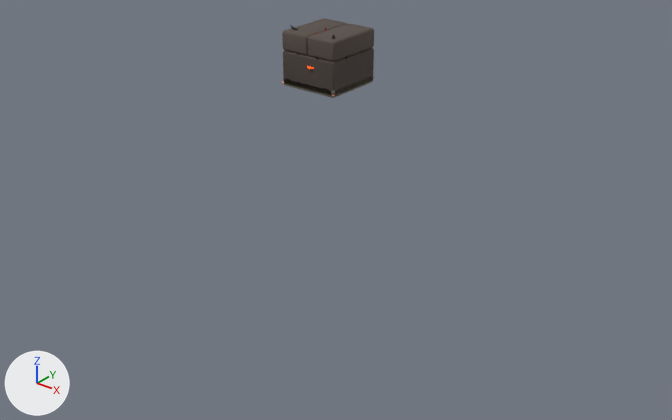
The glTF model art/dragon_kit.glb, before and after one commit.
One viewpoint serves both versions: a camera (50 mm lens) standing at (8.65, -10.64, 4.34) and looking at (2.55, -3.0, -0.39). Lighting does not change. The marker at lower left points along +X, +Y and +Z. The first picture is the older version.

Names of what the first picture shows: 'floor', 'rival_head', 'tail', 'wall'.
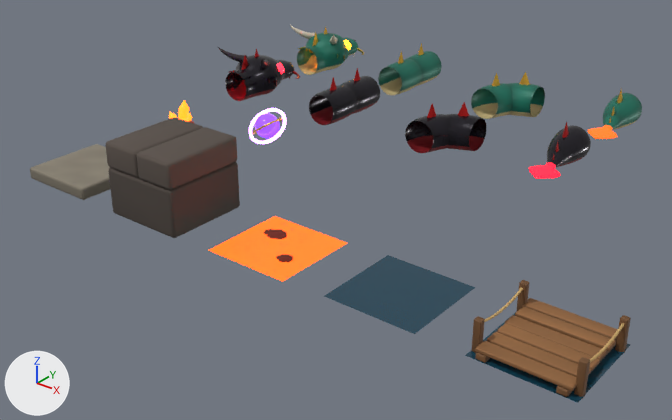
Changed parts and their boxes [x1, y1, x2, y2] in the pictures (672 x 420 px):
'wall', moved: before [282, 18, 374, 95]; after [105, 118, 240, 238]
'bridge', moved (not visible before): after [465, 280, 631, 403]
'water', moved (not visible before): after [324, 255, 476, 334]
'lava', moved (not visible before): after [208, 216, 347, 282]
'floor', moved: before [283, 75, 374, 98]; after [30, 144, 110, 200]
'rival_turn', moved (not visible before): after [405, 102, 486, 153]
'rival_head', moved (mostly hidden before): before [290, 25, 335, 39]; after [218, 47, 300, 101]
'turn', moved (not visible before): after [471, 72, 545, 119]
'rival_straight', moved (not visible before): after [309, 68, 380, 125]
'straight', moved (not visible before): after [378, 43, 442, 95]
'rival_tail', moved (not visible before): after [529, 122, 591, 179]
'tail', moved (mostly hidden before): before [307, 66, 314, 69]; after [588, 90, 642, 139]
'pickup', moved (not visible before): after [249, 108, 287, 144]
'food', moved (not visible before): after [169, 100, 195, 124]
'head', unchanged, uncovered by the edit: after [290, 25, 364, 75]

Diff of the bpy script that builds the scene:
```diff
--- a/art/dragon_kit.glb.py
+++ b/art/dragon_kit.glb.py
@@ ob_bridge @@
 ob_bridge = bpy.data.objects.new('bridge', me_bridge)
-ob_bridge.location = (0.0, 0.0, 0.0)
+ob_bridge.location = (6.0, -4.5, 0.0)
@@ ob_floor @@
 ob_floor = bpy.data.objects.new('floor', me_floor)
-ob_floor.location = (0.0, 0.0, 0.0)
+ob_floor.location = (0.0, -4.5, 0.0)
@@ ob_food @@
 ob_food = bpy.data.objects.new('food', me_food)
-ob_food.location = (0.0, 0.0, 0.0)
+ob_food.location = (0.0, -3.0, 0.0)
@@ ob_lava @@
 ob_lava = bpy.data.objects.new('lava', me_lava)
-ob_lava.location = (0.0, 0.0, 0.0)
+ob_lava.location = (3.0, -4.5, 0.0)
@@ ob_pickup @@
 ob_pickup = bpy.data.objects.new('pickup', me_pickup)
-ob_pickup.location = (0.0, 0.0, 0.0)
+ob_pickup.location = (1.5, -3.0, 0.0)
@@ ob_rival_head @@
 ob_rival_head = bpy.data.objects.new('rival_head', me_rival_head)
-ob_rival_head.location = (0.0, 0.0, 0.0)
+ob_rival_head.location = (0.0, -1.5, 0.0)
@@ ob_rival_straight @@
 ob_rival_straight = bpy.data.objects.new('rival_straight', me_rival_straight)
-ob_rival_straight.location = (0.0, 0.0, 0.0)
+ob_rival_straight.location = (1.5, -1.5, 0.0)
@@ ob_rival_tail @@
 ob_rival_tail = bpy.data.objects.new('rival_tail', me_rival_tail)
-ob_rival_tail.location = (0.0, 0.0, 0.0)
+ob_rival_tail.location = (4.5, -1.5, 0.0)
@@ ob_rival_turn @@
 ob_rival_turn = bpy.data.objects.new('rival_turn', me_rival_turn)
-ob_rival_turn.location = (0.0, 0.0, 0.0)
+ob_rival_turn.location = (3.0, -1.5, 0.0)
@@ ob_straight @@
 ob_straight = bpy.data.objects.new('straight', me_straight)
-ob_straight.location = (0.0, 0.0, 0.0)
+ob_straight.location = (1.5, 0.0, 0.0)
@@ ob_tail @@
 ob_tail = bpy.data.objects.new('tail', me_tail)
-ob_tail.location = (0.0, 0.0, 0.0)
+ob_tail.location = (4.5, 0.0, 0.0)
@@ ob_turn @@
 ob_turn = bpy.data.objects.new('turn', me_turn)
-ob_turn.location = (0.0, 0.0, 0.0)
+ob_turn.location = (3.0, 0.0, 0.0)
@@ ob_wall @@
 ob_wall = bpy.data.objects.new('wall', me_wall)
-ob_wall.location = (0.0, 0.0, 0.0)
+ob_wall.location = (1.5, -4.5, 0.0)
@@ ob_water @@
 ob_water = bpy.data.objects.new('water', me_water)
-ob_water.location = (0.0, 0.0, 0.0)
+ob_water.location = (4.5, -4.5, 0.0)
```
